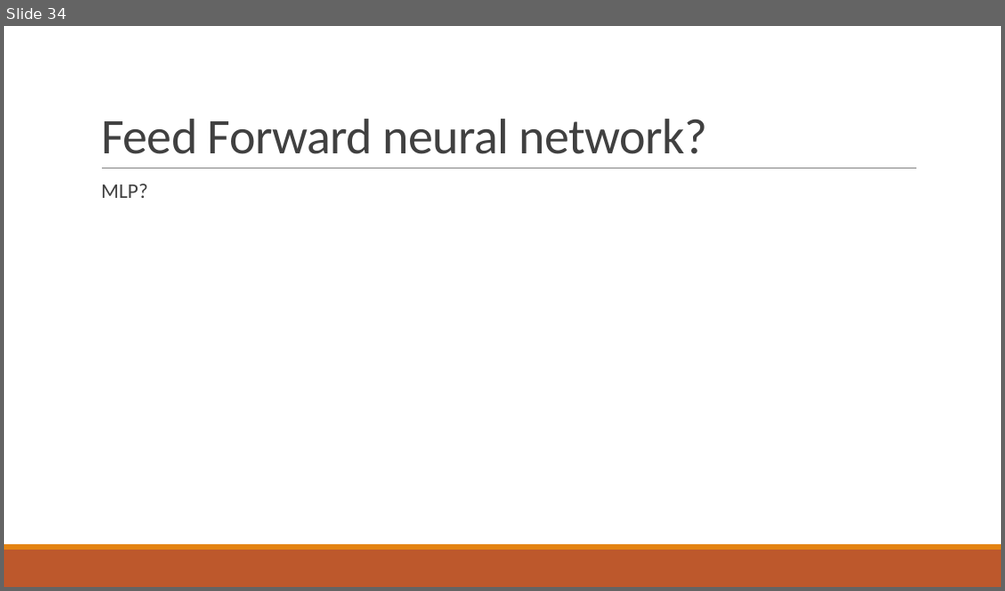
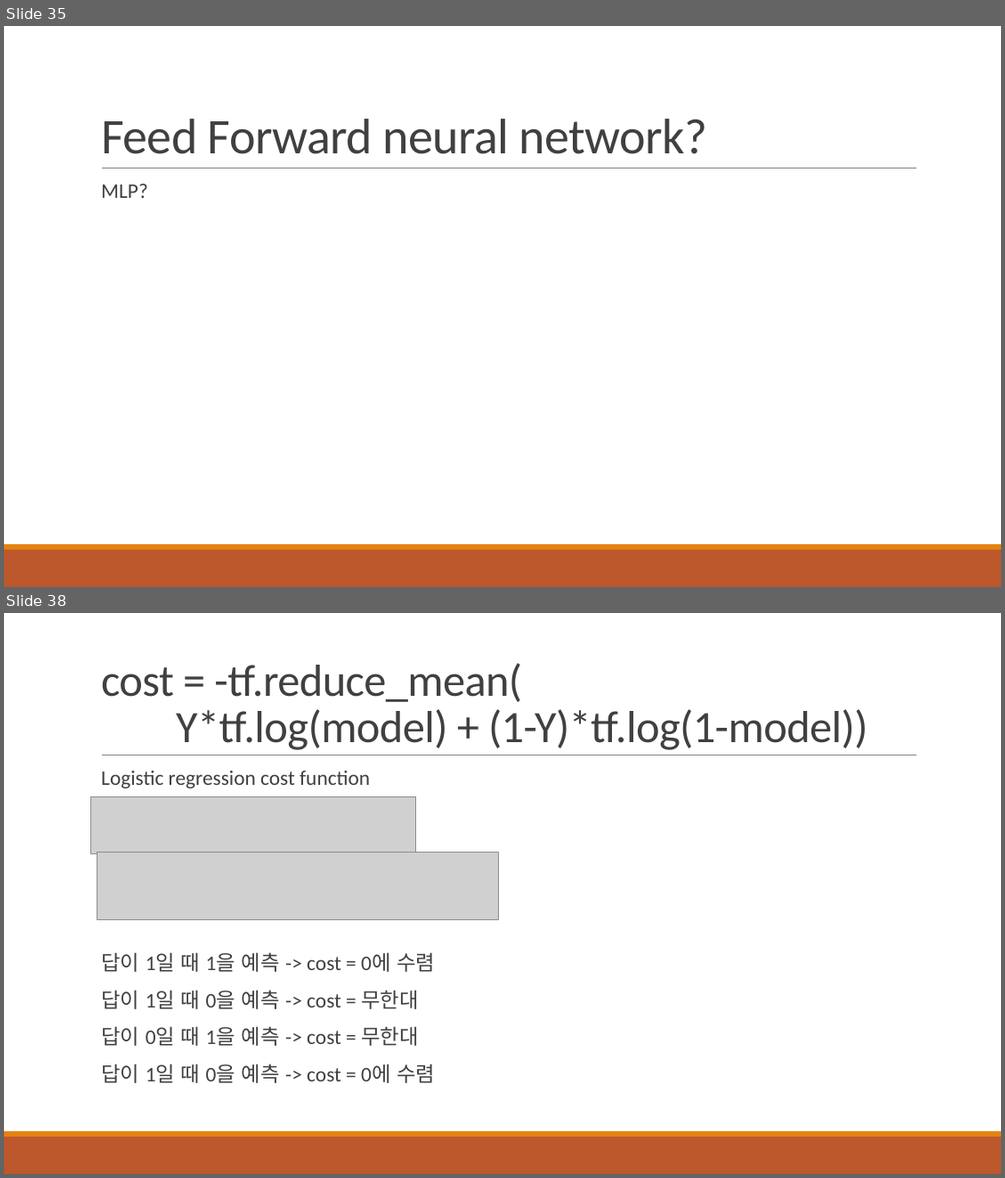
Before and after one commit to HYU-AILAB/ai-seminar, a slide deck: 01. MLP & FFNN/MLP_FFNN_김병조.pptx. Shown one above the other, each under a label of ours: slide 34 before the commit, slides 35 and 38 after it; the slides between them are not shown. The pictures are 1005x591 and 1005x1178 pixels, drawn with LibreOffice and Linux fonts; fonts in the diff are those of the drawing; grey boxes stand for pictures. Boxes give left, top, right and bottom in pixels: in the first picture for what was removed or moved away, otherwise in the second. Text is boxed around its words. In the diff, an @@ line names an element or a change of style, - is before the commit and + after.

```diff
--- a/01. MLP & FFNN/MLP_FFNN_김병조.pptx
+++ b/01. MLP & FFNN/MLP_FFNN_김병조.pptx
@@ slide 38 added at (4, 613, 1001, 1174), background #FFFFFF; not listed: 3 template elements that a slide beside it also shows @@
@@ title added at (101, 663, 868, 750), 43.2 pt, text #404040 @@
+cost = -tf.reduce_mean(
+Y*tf.log(model) + (1-Y)*tf.log(1-model))
@@ text added at (101, 771, 435, 1083), 20 pt, text #404040 @@
+  Logistic regression cost function
+  답이 1일 때 1을 예측 -> cost = 0에 수렴
+  답이 1일 때 0을 예측 -> cost = 무한대
+  답이 0일 때 1을 예측 -> cost = 무한대
+  답이 1일 때 0을 예측 -> cost = 0에 수렴
@@ picture added at (90, 796, 416, 853) @@
@@ picture added at (97, 852, 498, 919) @@
@@ what was slide 34 is now slide 35 @@
```
Also in this commit, not shown: 3 slides changed, 5 other slides added, 2 slides removed, 4 other files.
